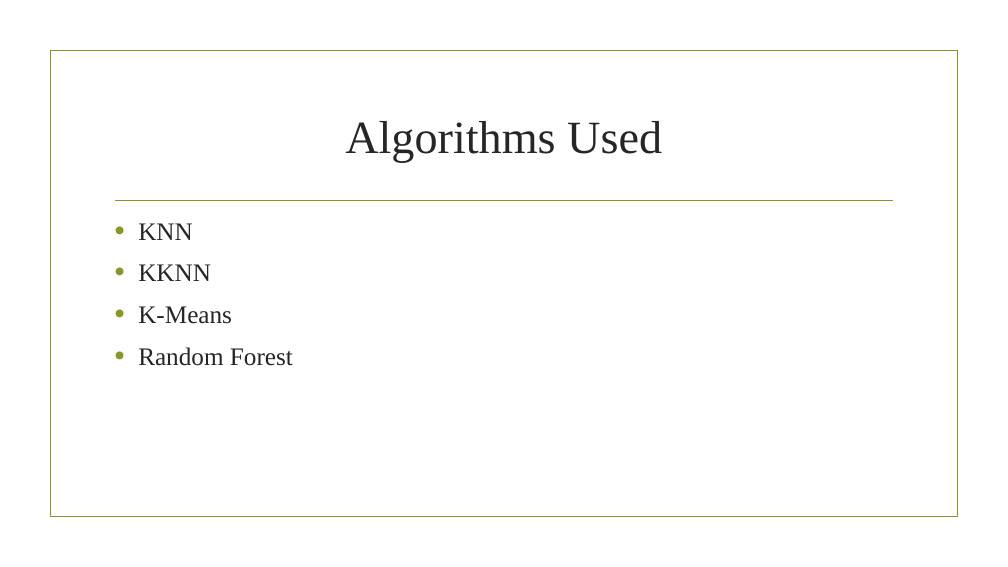
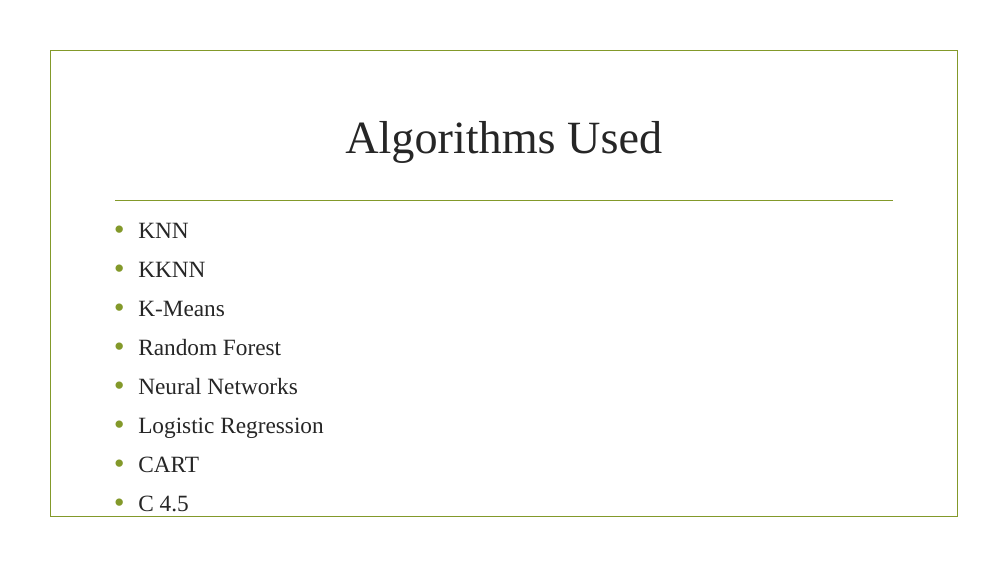
Before and after one commit to mbandam/CS513-KDD, a slide deck: slide 7 of final_project.pptx. Drawn at 1008x567 pixels with LibreOffice and Linux fonts; fonts in the diff are those of the drawing; background and template pictures are left out. Boxes give left, top, right and bottom in pixels: in the first picture for what was removed or moved away, otherwise in the second. Text is boxed around its words. In the diff, an @@ line names an element or a change of style, - is before the commit and + after.

```diff
--- a/final_project.pptx
+++ b/final_project.pptx
@@ text at [138,222,281,356]: size 24 to 22.2 pt in "KNN", "KKNN", "K-Means", "Random Forest" @@
@@ text at [138,378,323,512]: paragraphs added @@
+• Neural Networks
+• Logistic Regression
+• CART
+• C 4.5
```
